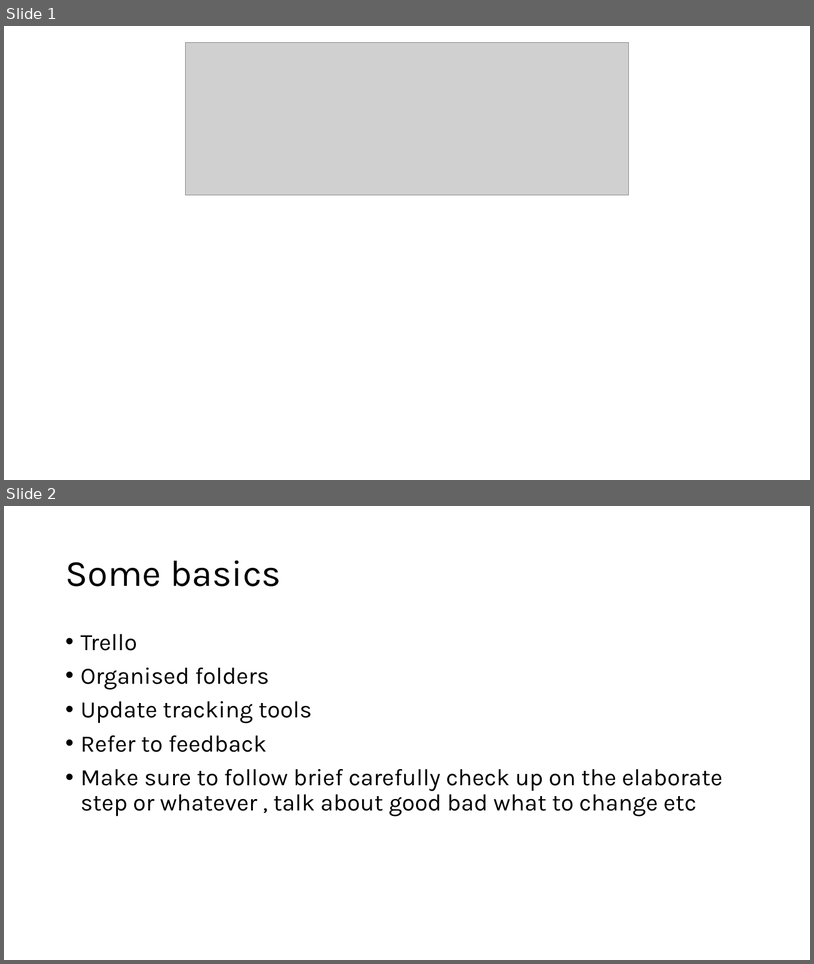
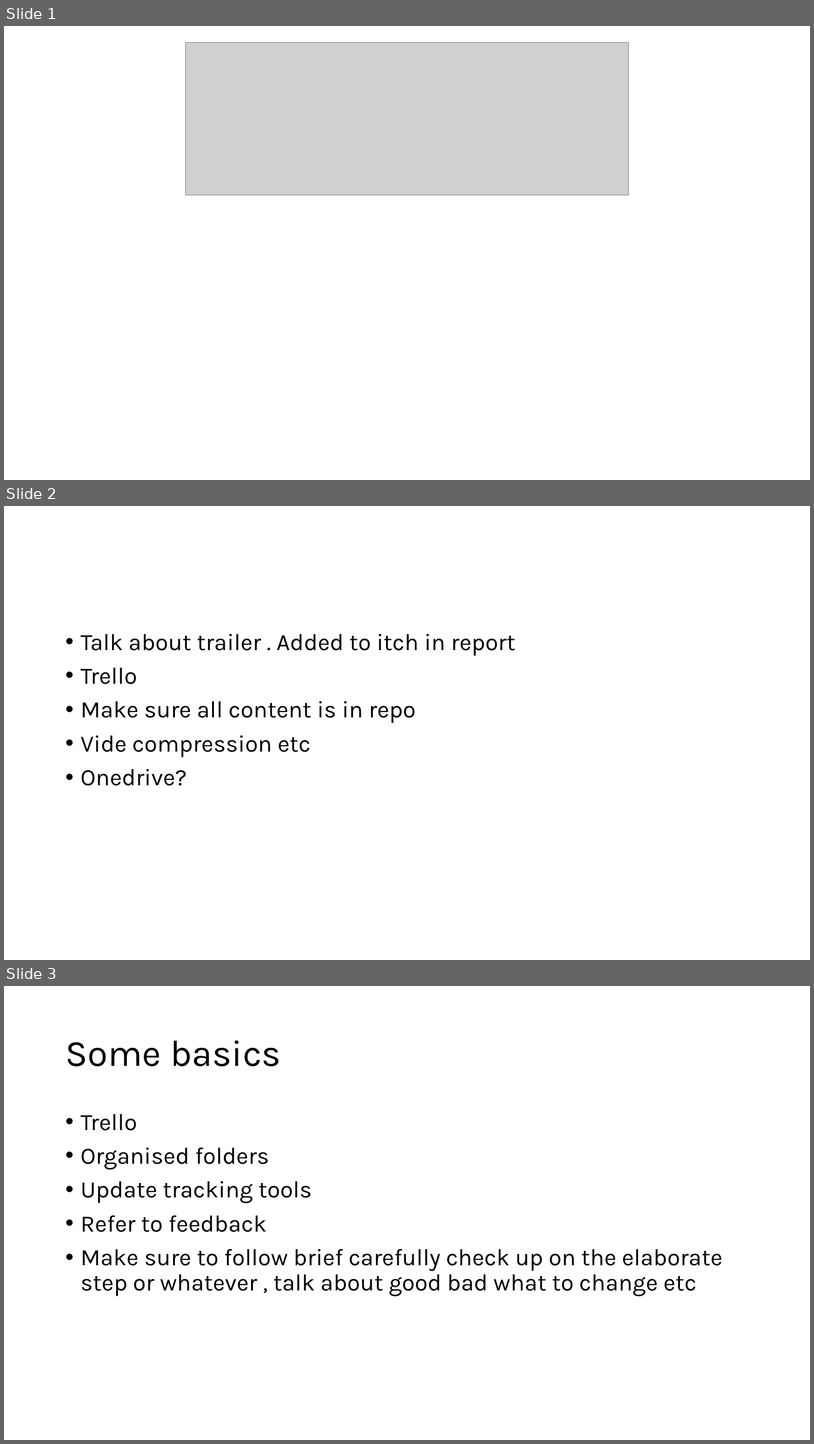
Before and after one commit to Mdot5596/Industry-Engagement, a slide deck: Individual Journey (70%)/What i have to do.pptx. Shown one above the other, each under a label of ours: slides 1 and 2 before the commit, slides 1, 2 and 3 after it. The pictures are 814x964 and 814x1444 pixels, drawn with LibreOffice and Linux fonts; fonts in the diff are those of the drawing; grey boxes stand for pictures. Boxes give left, top, right and bottom in pixels: in the first picture for what was removed or moved away, otherwise in the second. Text is boxed around its words. In the diff, an @@ line names an element or a change of style, - is before the commit and + after.

Commit message:
Product Trailer Completed

```diff
--- a/Individual Journey (70%)/What i have to do.pptx
+++ b/Individual Journey (70%)/What i have to do.pptx
@@ slide 2 added at [4, 506, 810, 960], background #FFFFFF @@
@@ text added at [81, 634, 515, 786], 28 pt, text #000000 @@
+• Talk about trailer . Added to itch in report
+• Trello
+• Make sure all content is in repo
+• Vide compression etc
+• Onedrive?
@@ what was slide 2 is now slide 3 @@
```
Also in this commit, not shown: 12 other files.
